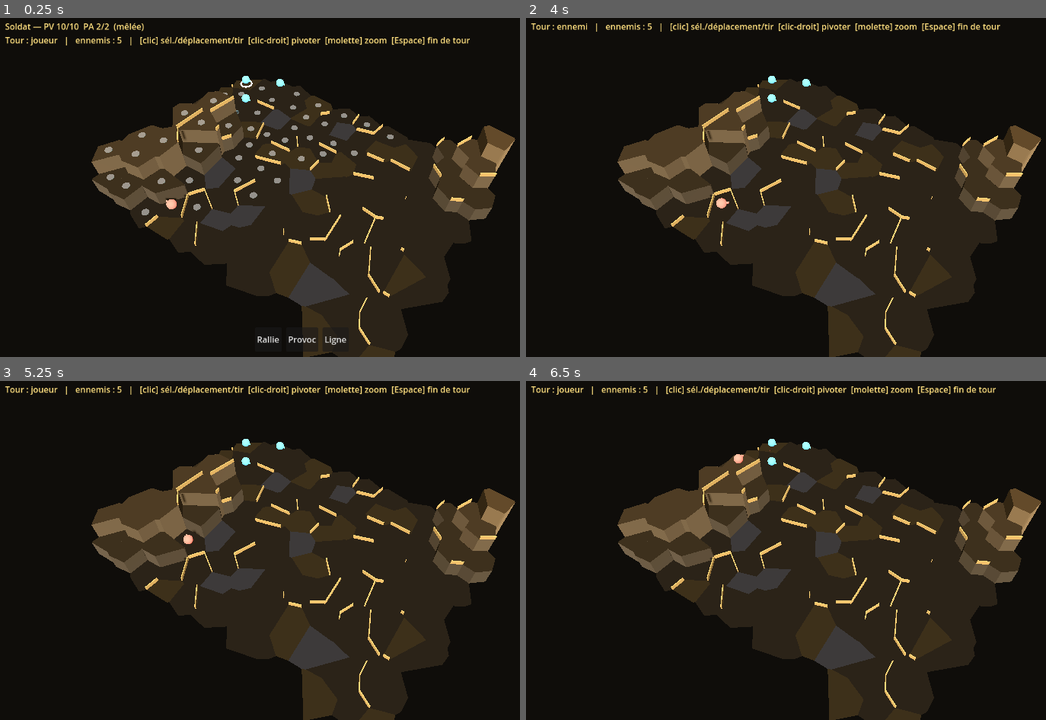
Above: before the commit, frames 1-4 (two rows, left to right).
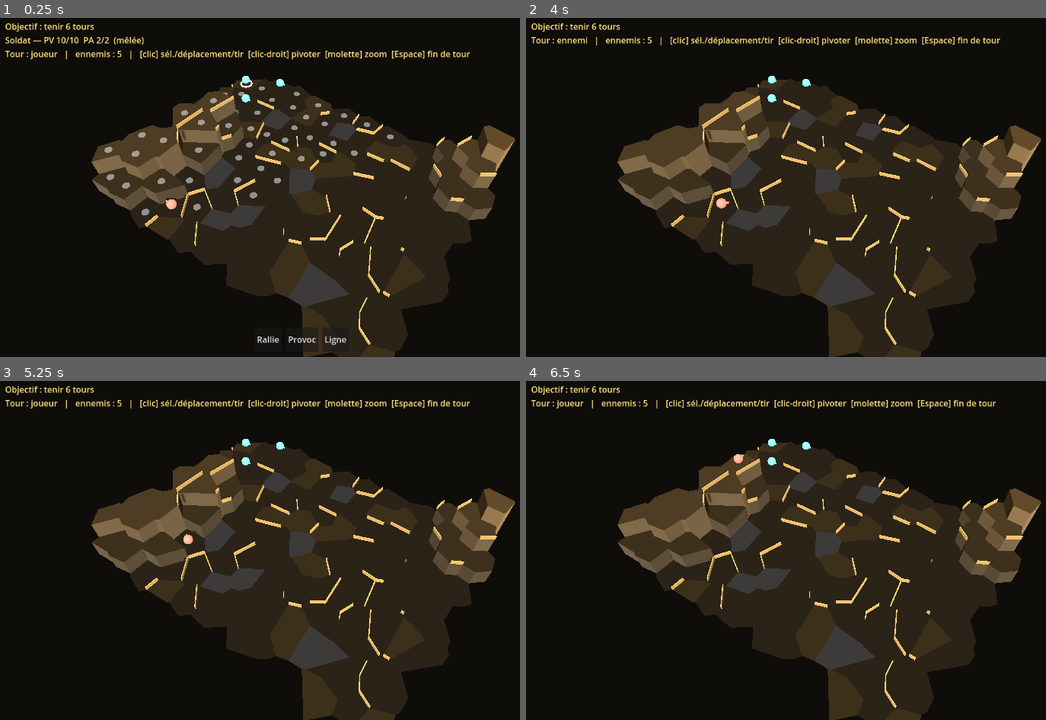
Above: after the commit, the same moments.

Repository: florentmathieu/game
Game: Godot game, scene res://scenes/Battle.tscn
Same seed, same stepped clock (60 frames per second), same inputs: the game is played once before the commit and once after it.
Inputs (mouse positions are in pixels of both pictures, inside the frame that each line leads up to):
- Up to frame 1 (0.25 s): no input
- Up to frame 2 (4 s): click "Rallie" at 0.5 s; click "Provoc" at 1.25 s; click "Rallie" at 2 s; click "Ligne" at 2.75 s; tap Enter at 3.5 s; move the mouse to (962, 170) at 3.52 s; click (962, 170) at 3.67 s; tap Space at 3.77 s
- Up to frame 3 (5.25 s): tap Space at 4.25 s; drag from (182, 567) to (270, 618) at 4.27 s; tap Enter at 5 s; move the mouse to (364, 472) at 5.02 s; click (364, 472) at 5.17 s
- Up to frame 4 (6.5 s): tap Space at 5.75 s; drag from (796, 618) to (645, 496) at 5.77 s

The runs differ from the first frame. In frame 1, 2.3% of the frame differs, in the area x 0-91%, y 1-13%; in frame 2, 1.8%; in frame 3, 1.9%; in frame 4, 1.9%.

Commit message:
Port Godot : objectifs / archétypes de mission
Port de checkEnd : eliminate / assassinate (cible ✦) / rescue (otage neutre, geôliers à
neutraliser) / defend (VIP à protéger N tours) / survive (tenir N tours) / extract (N
unités sur la zone de sortie). Unités neutres (otage/VIP), zone d'extraction rendue en
3D (disques verts), compteur de tours, fin de partie (victoire/défaite) gelant les
entrées. Archétype tiré au hasard par bataille (démo) + libellé d'objectif au HUD.

Vérifié : chargement headless OK ; build web (docs/godot) affiche l'objectif et résout
les conditions de victoire/défaite.

Co-Authored-By: Claude Opus 4.8 <noreply@anthropic.com>
Claude-Session: https://claude.ai/code/session_011W5fGsCJX3Rz6FN17p17HS

Diff:
--- a/godot-port/scripts/Battle.gd
+++ b/godot-port/scripts/Battle.gd
@@ -29,6 +29,13 @@
 var _markers: Array = []
 var armed := ""
 var abil_bar: HBoxContainer
+var objective := "eliminate"
+var survive_turns := 6
+var extract_count := 1
+var protect_n := 0
+var exit_set := {}
+var turn_num := 1
+var over := false
 
 func _ready() -> void:
 	randomize()
@@ -38,12 +45,71 @@
 	_build_tiles()
 	_build_walls()
 	_spawn_units()
+	setup_objective()
 	_setup_camera()
 	compute_vis(); detect_enemies()
 	for i in units.size():
 		if units[i].team == "player": sel = i; break
 	_compute_reach()
 	_refresh()
+
+# ---------- objectifs / archétypes ----------
+func _deepest_from_players() -> int:
+	var pcells := []
+	for u in units: if u.team == "player": pcells.append(u.cell)
+	var best := -1; var bd := -1
+	for c in mesh.cells:
+		if not mesh.passable(c.id): continue
+		var dmin := 1 << 30
+		for pc in pcells: dmin = min(dmin, mesh.hops(pc, c.id))
+		if dmin > bd and dmin < (1 << 30): bd = dmin; best = c.id
+	return best
+
+func _make_neutral(cls: String, cell: int, hostage: bool) -> void:
+	_make_unit("neutral", cls, cell)
+	var u = units[-1]
+	if hostage: u["hostage"] = true
+	else: u.civ = false   # VIP à défendre (compté)
+
+func setup_objective() -> void:
+	var kinds := ["eliminate", "assassinate", "rescue", "defend", "survive", "extract"]
+	objective = kinds[randi() % kinds.size()]
+	match objective:
+		"assassinate":
+			var deep := -1; var bd := -1
+			for u in units:
+				if u.team == "enemy":
+					var h: int = mesh.hops(units[0].cell, u.cell)
+					if h > bd: bd = h; deep = units.find(u)
+			if deep >= 0: units[deep]["hvt"] = true
+		"rescue":
+			var spot := _deepest_from_players()
+			if spot >= 0 and _unit_at(spot) < 0: _make_neutral("homme", spot, true)
+		"defend":
+			survive_turns = 6
+			var near := -1
+			for c in mesh.cells:
+				if mesh.passable(c.id) and _unit_at(c.id) < 0 and mesh.hops(units[0].cell, c.id) <= 2: near = c.id; break
+			if near >= 0: _make_neutral("femme", near, false)
+		"survive": survive_turns = 6
+		"extract":
+			var deep := _deepest_from_players()
+			exit_set = {}
+			if deep >= 0:
+				exit_set[deep] = true
+				for n in mesh.cells[deep].nb: if mesh.passable(n): exit_set[n] = true
+			var np := 0
+			for u in units: if u.team == "player": np += 1
+			extract_count = max(1, np - 1)
+
+func _obj_label() -> String:
+	match objective:
+		"assassinate": return "Objectif : éliminer la cible (✦)"
+		"rescue": return "Objectif : libérer l'otage (neutraliser les geôliers)"
+		"defend": return "Objectif : protéger le VIP %d tours" % survive_turns
+		"survive": return "Objectif : tenir %d tours" % survive_turns
+		"extract": return "Objectif : %d unités sur la zone d'extraction" % extract_count
+		_: return "Objectif : éliminer tous les ennemis"
 
 # ---------- monde / lumière ----------
 func _setup_world() -> void:
@@ -605,7 +671,7 @@
 	_compute_reach(); _refresh(); _check_end()
 
 func _click(screen: Vector2) -> void:
-	if turn != "player": return
+	if turn != "player" or over: return
 	var cell := _pick_cell(screen)
 	if cell < 0: return
 	if armed != "":
@@ -631,18 +697,19 @@
 		u.reacted = false; u.bracing = false; u["overwatch"] = false
 		if team == "player": u["hidden"] = false; u["taunt"] = false; u.wallStance = false
 	tick_cd(team)
-	if team == "player":   # la fumée se dissipe à chaque tour
+	if team == "player":   # nouveau round joueur : compteur de tours + dissipation de la fumée
+		turn_num += 1
 		for k in mesh.smoke.keys():
 			mesh.smoke[k] -= 1
 			if mesh.smoke[k] <= 0: mesh.smoke.erase(k)
 
 func _end_turn() -> void:
-	if turn != "player": return
+	if turn != "player" or over: return
 	turn = "enemy"; sel = -1; reachable = {}; _refresh()
 	_begin_turn("enemy")
 	await _enemy_turn()
 	_begin_turn("player")
-	turn = "player"; _refresh()
+	turn = "player"; _check_end(); _refresh()
 
 func _nearest_player(e) -> int:
 	var best := -1; var bd := 1 << 30
@@ -721,11 +788,37 @@
 			e.ap -= 1; e.facing = atan2(mesh.cells[best].cy - mesh.cells[e.cell].cy, mesh.cells[best].cx - mesh.cells[e.cell].cx)
 			e.cell = best; _place(e); react_to(e); detect_enemies(); await get_tree().create_timer(0.18).timeout
 
+func _end(msg: String) -> void:
+	over = true; armed = ""; reachable = {}; hud.text = "■ " + msg
+
 func _check_end() -> void:
-	var pa := units.any(func(u): return u.team == "player" and u.hp > 0)
-	var ea := units.any(func(u): return u.team == "enemy" and u.hp > 0)
-	if not ea: hud.text = "VICTOIRE"
-	elif not pa: hud.text = "DÉFAITE"
+	if over: return
+	# défaites communes
+	for u in units:
+		if u.team == "neutral" and u.get("hostage", false) and u.hp <= 0: return _end("Défaite — l'otage est tombé.")
+	var guard := []
+	for u in units: if u.team == "neutral" and not u.get("hostage", false) and not u.civ: guard.append(u)
+	if guard.size() > 0:
+		var aliveg := 0
+		for u in guard: if u.hp > 0: aliveg += 1
+		var need: int = protect_n if protect_n > 0 else guard.size()
+		if aliveg < need: return _end("Défaite — le VIP est tombé.")
+	if not units.any(func(u): return u.team == "player" and u.hp > 0): return _end("Défaite.")
+	var no_enemies := not units.any(func(u): return u.team == "enemy" and u.hp > 0)
+	match objective:
+		"assassinate":
+			if not units.any(func(u): return u.team == "enemy" and u.get("hvt", false) and u.hp > 0): _end("Victoire — cible éliminée !")
+		"survive", "defend":
+			if turn_num > survive_turns: _end("Victoire — position tenue !")
+			elif no_enemies: _end("Victoire !")
+		"extract":
+			var on_exit := 0
+			for u in units: if u.team == "player" and u.hp > 0 and exit_set.has(u.cell): on_exit += 1
+			if on_exit >= extract_count: _end("Victoire — extraction réussie !")
+		"rescue":
+			if no_enemies: _end("Victoire — otage libéré !")
+		_:
+			if no_enemies: _end("Victoire !")
 
 # ---------- HUD / surbrillance ----------
 func _update_fog() -> void:
@@ -767,11 +860,19 @@
 			if units[j].team == "enemy" and units[j].hp > 0 and _can_attack(u, units[j]):
 				atk = "   tir possible : %d%%" % Combat.chance(mesh, units, u, units[j], u.wtype); break
 		s = "%s — PV %d/%d  PA %d/%d  (%s)%s\n%s" % [CL[u.cls].name, u.hp, u.max, u.ap, AP_MAX, ("tir " + str(u.w.ranged.range) if u.wtype == "ranged" else "mêlée"), atk, s]
-	hud.text = s
+	if over: hud.text = hud.text; return   # message de fin déjà posé
+	hud.text = _obj_label() + "\n" + s
 
 func _update_markers() -> void:
 	for m in _markers: m.queue_free()
 	_markers.clear()
+	for cell in exit_set.keys():   # zone d'extraction
+		var ex := MeshInstance3D.new()
+		var cm := CylinderMesh.new(); cm.top_radius = 0.55; cm.bottom_radius = 0.55; cm.height = 0.06; ex.mesh = cm
+		var mt := StandardMaterial3D.new(); mt.albedo_color = Color(0.4, 1.0, 0.5, 0.45); mt.transparency = BaseMaterial3D.TRANSPARENCY_ALPHA
+		mt.emission_enabled = true; mt.emission = Color(0.3, 1.0, 0.4)
+		ex.material_override = mt; ex.position = world(cell) + Vector3(0, 0.05, 0)
+		add_child(ex); _markers.append(ex)
 	for cell in reachable.keys():
 		var disc := MeshInstance3D.new()
 		var cm := CylinderMesh.new(); cm.top_radius = 0.45; cm.bottom_radius = 0.45; cm.height = 0.08; disc.mesh = cm
Not shown, changed: docs/godot/index.html
Not shown, changed: docs/godot/index.pck
